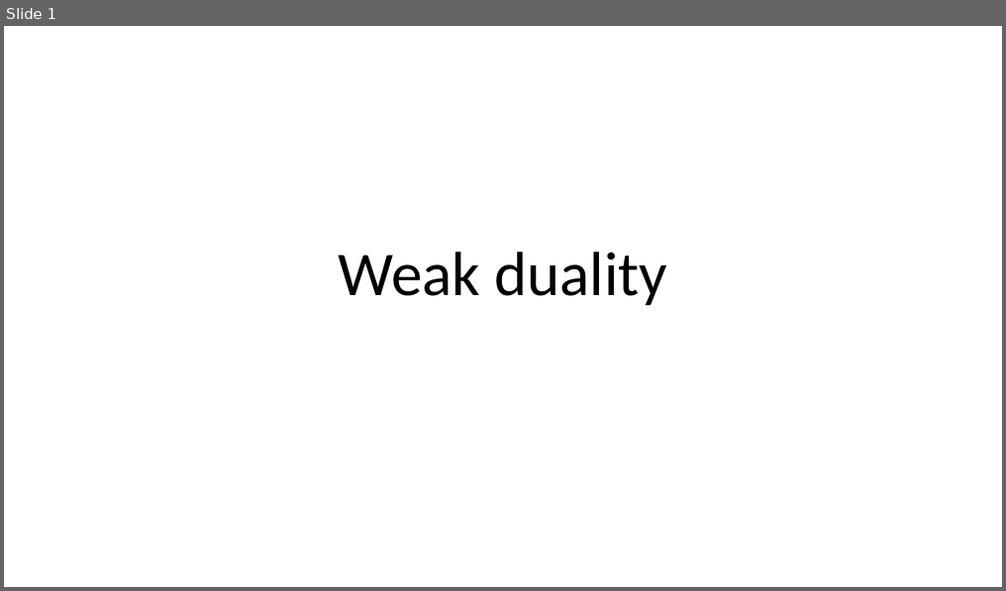
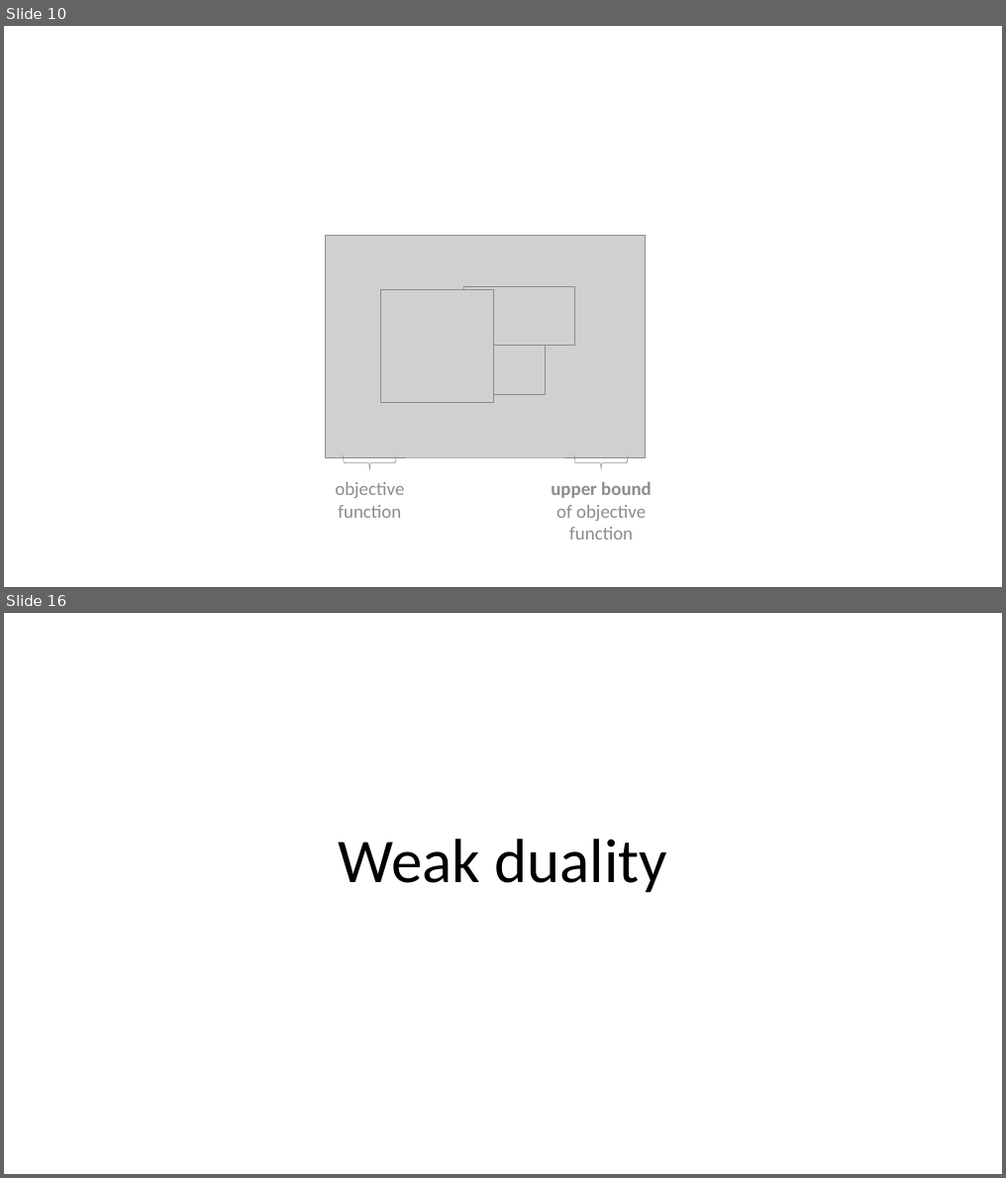
Before and after one commit to khanhnguyendata/duality, a slide deck: ppt/Duality copy.pptx. Shown one above the other, each under a label of ours: slide 1 before the commit, slides 10 and 16 after it; the slides between them are not shown. The pictures are 1006x591 and 1006x1178 pixels, drawn with LibreOffice and Linux fonts; fonts in the diff are those of the drawing; grey boxes stand for pictures. Boxes give left, top, right and bottom in pixels: in the first picture for what was removed or moved away, otherwise in the second. Text is boxed around its words. In the diff, an @@ line names an element or a change of style, - is before the commit and + after.

```diff
--- a/ppt/Duality copy.pptx
+++ b/ppt/Duality copy.pptx
@@ slide 10 added at box(4, 26, 1002, 587), background #FFFFFF @@
@@ picture added at box(325, 235, 645, 458) @@
@@ picture added at box(380, 289, 494, 403) @@
@@ picture added at box(463, 286, 575, 346) @@
@@ picture added at box(463, 338, 546, 395) @@
@@ left brace added at box(344, 456, 396, 472), outline #8A8C8F 0.5 pt @@
@@ left brace added at box(575, 456, 629, 472), outline #8A8C8F 0.5 pt @@
@@ text added at box(335, 482, 404, 518), 18 pt, text #8A8C8F @@
+objective function
@@ text added at box(550, 482, 651, 540), 18 pt, text #8A8C8F @@
+upper bound of objective function
@@ what was slide 1 is now slide 16 @@
```
Also in this commit, not shown: 2 slides changed, 16 other slides added, 2 other files.
